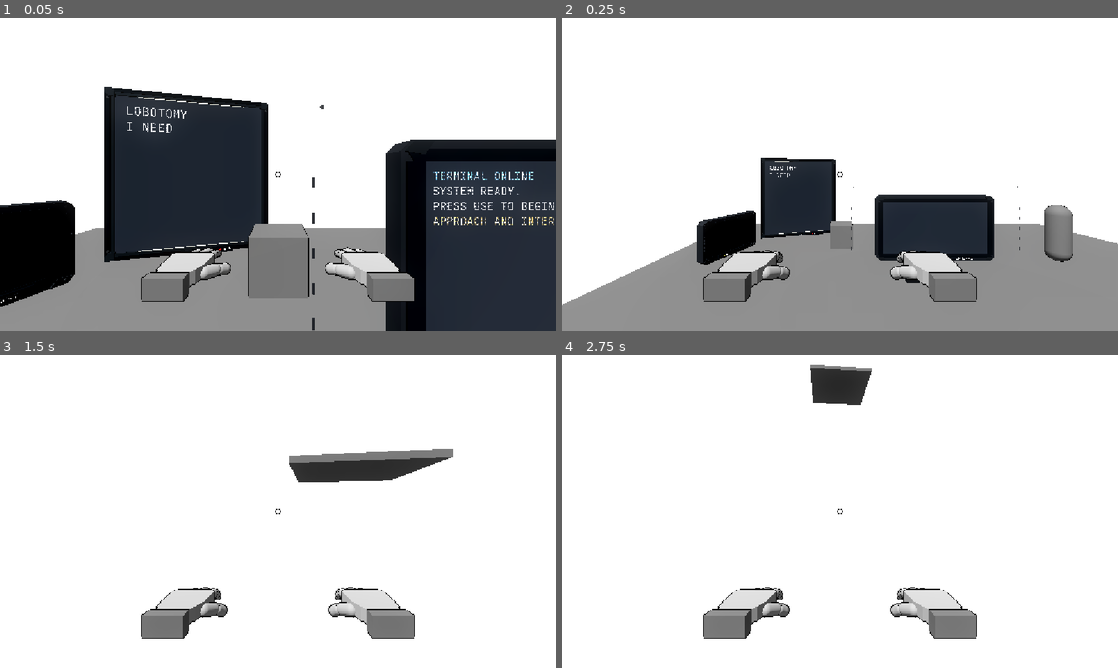
Above: before the commit, frames 1-4 (two rows, left to right).
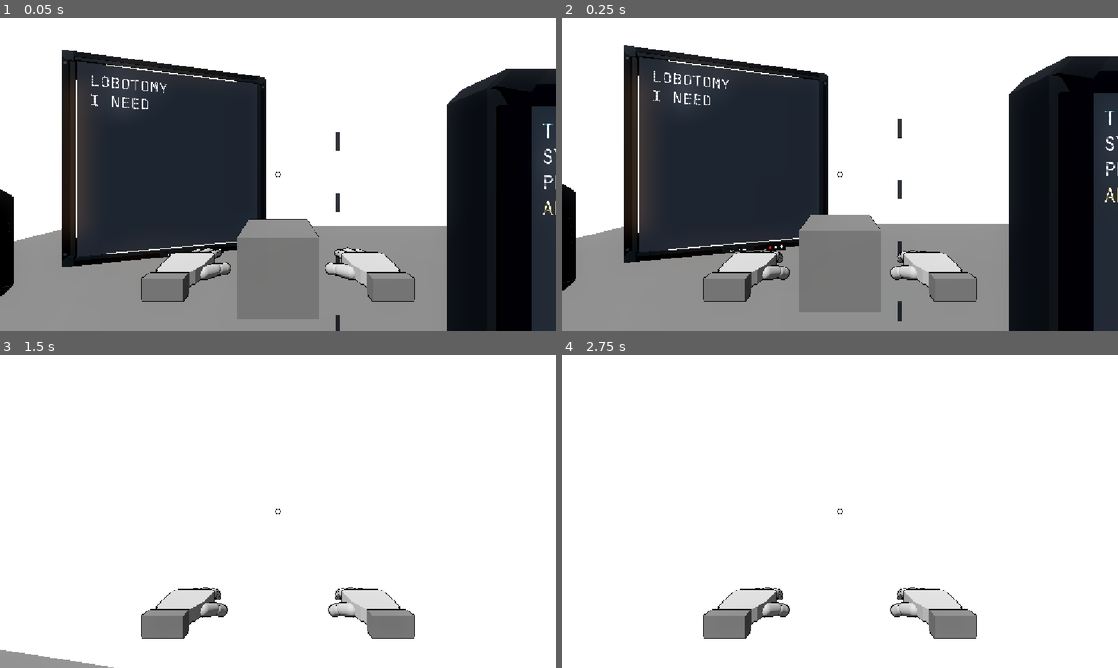
Above: after the commit, the same moments.

Repository: greedisfaust/fowl-play-project
Game: Godot game, scene res://arena/test_arena.tscn
The game is run twice, just before and just after one commit, with the same random seed, the same clock (stepped at 60 frames per second) and the same inputs.
Inputs (mouse positions are in pixels of both pictures, inside the frame that each line leads up to):
- Up to frame 1 (0.05 s): no input
- Up to frame 2 (0.25 s): no input
- Up to frame 3 (1.5 s): tap Enter at 0.5 s; move the mouse to (305, 511) at 0.52 s; hold E (interact) 0.53-1.28 s; hold W (move_forward) from 0.53 s (still down); click (305, 511) at 0.67 s; tap Space (jump) at 0.77 s; move the mouse to (250, 511) at 1.27 s; click (250, 511) at 1.35 s
- Up to frame 4 (2.75 s): keep holding W (move_forward); tap Space (jump) at 1.52 s; move the mouse to (851, 505) at 2.02 s; hold Q (punch) from 2.03 s (still down)

The runs differ from the first frame. In frame 1, 33% of the frame differs, in the area x 0-100%, y 10-100%; in frame 2, 47%, in the area x 0-100%, y 8-100%; in frame 3, 2.9%; in frame 4, 1.2%.
Error before the commit: Parse Error: Cannot find member "LEG_REPLANT_MAX_REACH_RATIO" in base "res://core/tuning.gd". (res://ragdoll/player_rig.gd:219)

Commit message:
fix: detect foot overreach beyond authored standing reach

Diff:
--- a/fowl-play/ragdoll/player_rig.gd
+++ b/fowl-play/ragdoll/player_rig.gd
@@ -216,8 +216,8 @@
 	_right_thigh_bone_index = skeleton.find_bone("Thigh_R")
 	_right_shin_bone_index = skeleton.find_bone("Shin_R")
 	_right_foot_bone_index = skeleton.find_bone("Foot_R")
-	_left_leg_replant_distance_m = _get_leg_chain_length(_left_thigh_bone_index, _left_shin_bone_index, _left_foot_bone_index) * TUNING.LEG_REPLANT_MAX_REACH_RATIO
-	_right_leg_replant_distance_m = _get_leg_chain_length(_right_thigh_bone_index, _right_shin_bone_index, _right_foot_bone_index) * TUNING.LEG_REPLANT_MAX_REACH_RATIO
+	_left_leg_replant_distance_m = _get_leg_replant_distance(_left_thigh_bone_index, _left_foot_bone_index)
+	_right_leg_replant_distance_m = _get_leg_replant_distance(_right_thigh_bone_index, _right_foot_bone_index)
 	_right_viewmodel_upper_arm_bone_index = skeleton.find_bone("UpperArm_L")
 	_right_viewmodel_forearm_bone_index = skeleton.find_bone("Forearm_L")
 	_right_viewmodel_hand_bone_index = skeleton.find_bone("Hand_L")
@@ -442,12 +442,15 @@
 	_left_ground_probe.clear()
 	_right_ground_probe.clear()
 
-func _get_leg_chain_length(thigh_index: int, shin_index: int, foot_index: int) -> float:
-	if thigh_index < 0 or shin_index < 0 or foot_index < 0:
+func _get_leg_replant_distance(thigh_index: int, foot_index: int) -> float:
+	if thigh_index < 0 or foot_index < 0:
 		return 0.0
-	var upper_length: float = skeleton.get_bone_rest(shin_index).origin.length()
-	var lower_length: float = skeleton.get_bone_rest(foot_index).origin.length()
-	return upper_length + lower_length
+	# Measure the authored neutral standing reach so normal straight-legged idle
+	# posture does not constantly trigger recovery. Replant only after the hip
+	# travels an additional margin away from its original planted-foot distance.
+	var hip_world: Vector3 = skeleton.to_global(skeleton.get_bone_global_pose(thigh_index).origin)
+	var foot_world: Vector3 = skeleton.to_global(skeleton.get_bone_global_pose(foot_index).origin)
+	return hip_world.distance_to(foot_world) + TUNING.LEG_REPLANT_EXTRA_STRETCH_M
 
 func _probe_ground_at_target(foot_world: Vector3) -> Dictionary:
 	if not foot_world.is_finite():
